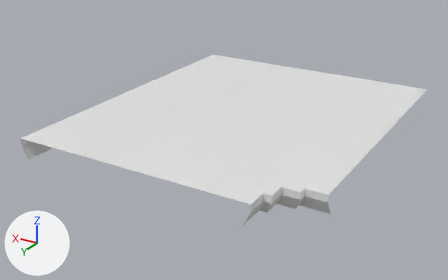
Before and after pictures for a commit that changed the FBX model AT - Procedural City Generation/Assets/Meshes/Residential_NEW/06c_top.fbx.
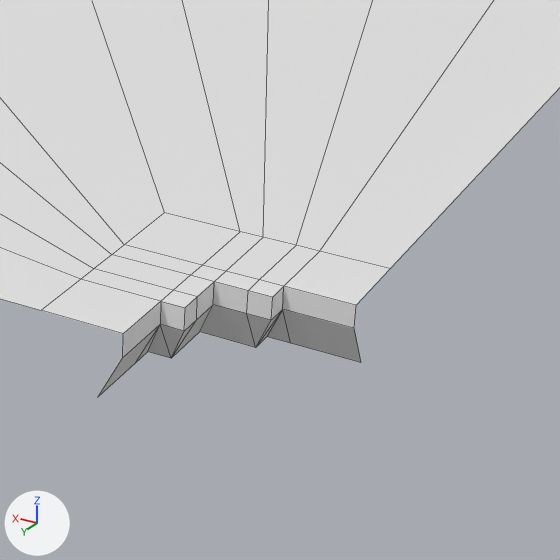
Old and new are each drawn whole from a 50 mm camera at (-0.468, 0.779, 0.384) aimed at (-0.017, 0.026, 0.008) and again close up on the part from 47% to 89% of the width and 33% to 100% of the height. Lighting does not change. The marker at lower left points along +X, +Y and +Z. The close-ups show mesh edges as thin lines. Where no turn or scale is listed for an object, it has been applied to the vertices.

Before the edit, the objects in view are built like this:
```python
me_cube_048 = bpy.data.meshes.new('Cube.048')
me_cube_048.from_pydata(...)  # 72 vertices, 59 faces; spans x -0.25..0.175, y -0.25..0.25, z 0.02..0.05
me_cube_048.materials.append(mat_buildingframes)  # white #e7e7e7
ob_06c_top = bpy.data.objects.new('06c_Top', me_cube_048)
ob_06c_top.location = (0.0, 0.0, 0.0)
```
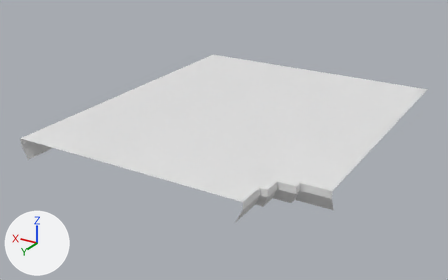
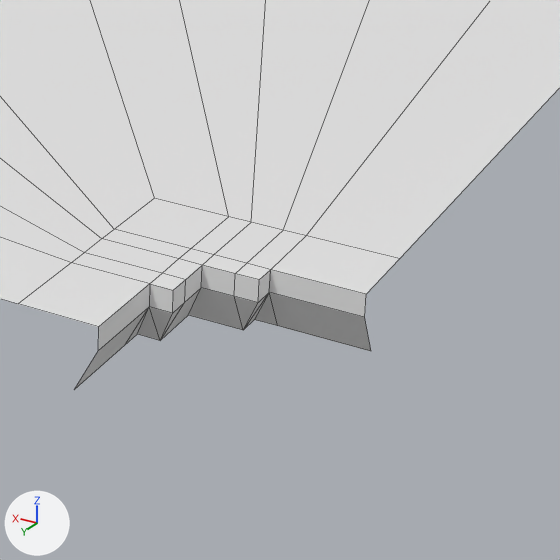
Location of each change, (x1, y1, x2, y2) in pixels of the close-ups (560 x 560 px; the box of a moved part takes in the faces that stretch with it):
'06c_Top', reshaped
    before: (0, 0, 560, 397)
    after: (0, 0, 560, 390)
part 1 of me_cube_048, moved or reshaped
    before: (283, 0, 560, 363)
    after: (269, 0, 560, 351)
part 2 of me_cube_048, moved or reshaped
    before: (0, 0, 493, 362)
    after: (0, 0, 490, 344)
part 3 of me_cube_048, moved or reshaped
    before: (0, 248, 161, 397)
    after: (0, 237, 150, 390)

What the commit changed:
me_cube_048 has 72 vertices, 59 faces and spans x -0.25..0.175, y -0.25..0.25, z 0.02..0.05.
me_cube_048 is used by ob_06c_top; location (0.0, 0.0, 0.0).
me_cube_048 part 1: all 4 vertices in x -0.25, y 0.15..0.185, z 0.02..0.05 are moved by (0.0, -0.01, 0.0).
me_cube_048 part 2: all 35 vertices in x -0.22..-0.15, y 0.15..0.22, z 0.02..0.05 are moved by (0.01, -0.01, 0.0).
me_cube_048 part 3: all 4 vertices in x -0.185..-0.15, y 0.25, z 0.02..0.05 are moved by (0.01, 0.0, 0.0).
